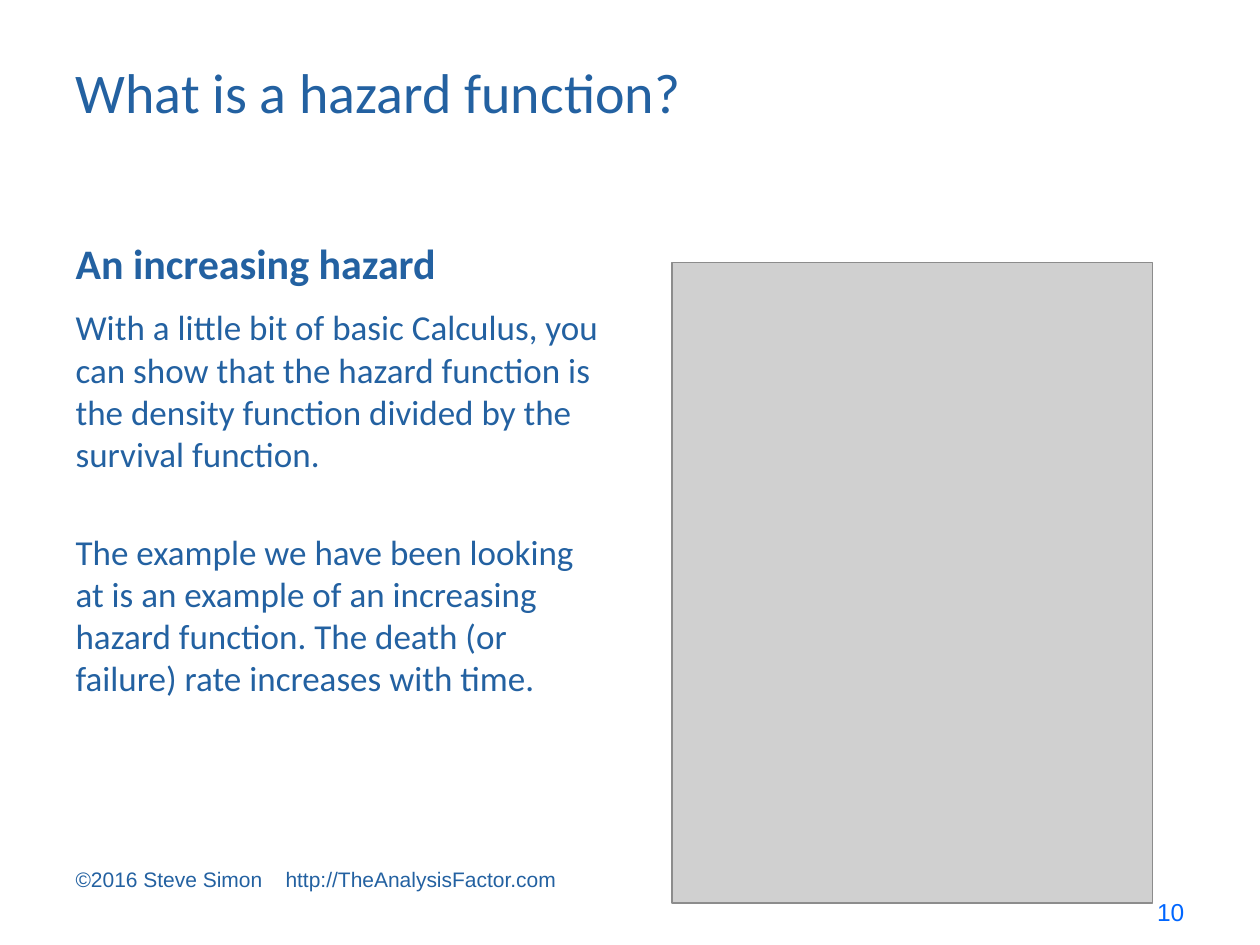
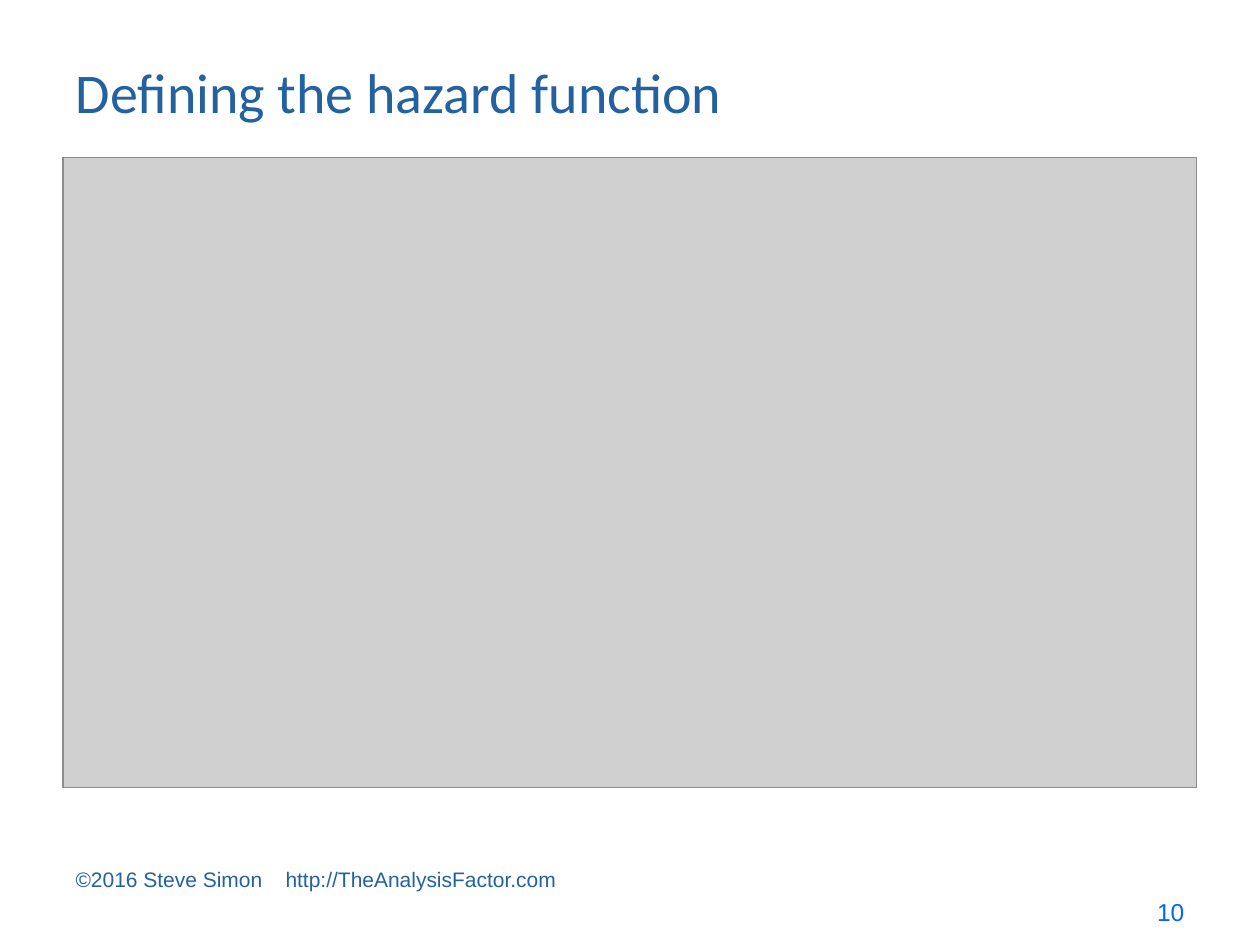
Before and after one commit to pmean/survival-models, a slide deck: slide 10 of bin/survival lecture 2.pptx. Drawn at 1260x945 pixels with LibreOffice and Linux fonts; fonts in the diff are those of the drawing; grey boxes stand for pictures. Boxes give left, top, right and bottom in pixels: in the first picture for what was removed or moved away, otherwise in the second. Text is boxed around its words. In the diff, an @@ line names an element or a change of style, - is before the commit and + after.

```diff
--- a/bin/survival lecture 2.pptx
+++ b/bin/survival lecture 2.pptx
@@ title at bbox=[76, 74, 722, 123]: text changed @@
-What is a hazard function?
+Defining the hazard function
@@ picture added at bbox=[63, 158, 1197, 788] @@
@@ text removed at bbox=[76, 249, 436, 286] @@
-An increasing hazard
@@ picture removed at bbox=[672, 262, 1152, 902] @@
@@ text removed at bbox=[76, 315, 597, 696] @@
-With a little bit of basic Calculus, you can show that the hazard function is the density function divided by the survival function.
-The example we have been looking at is an example of an increasing hazard function. The death (or failure) rate increases with time.
```
Also in this commit, not shown: 16 other slides changed, 17 slides added, 11 slides removed, 5 other files.
